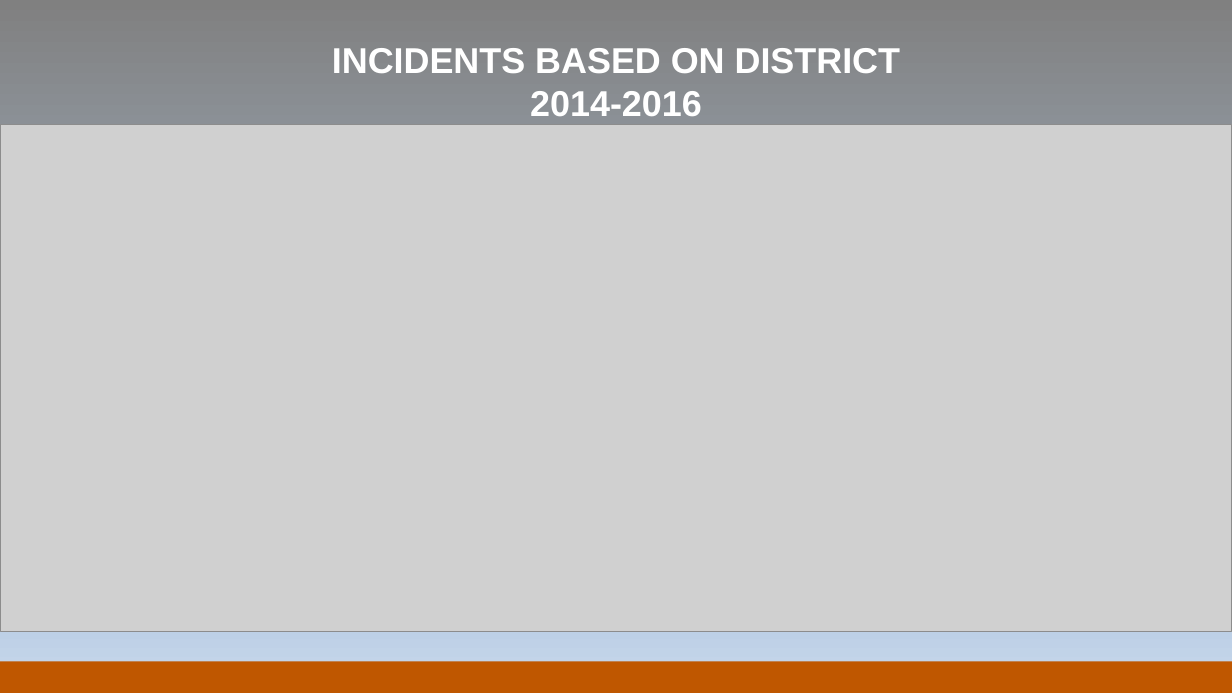
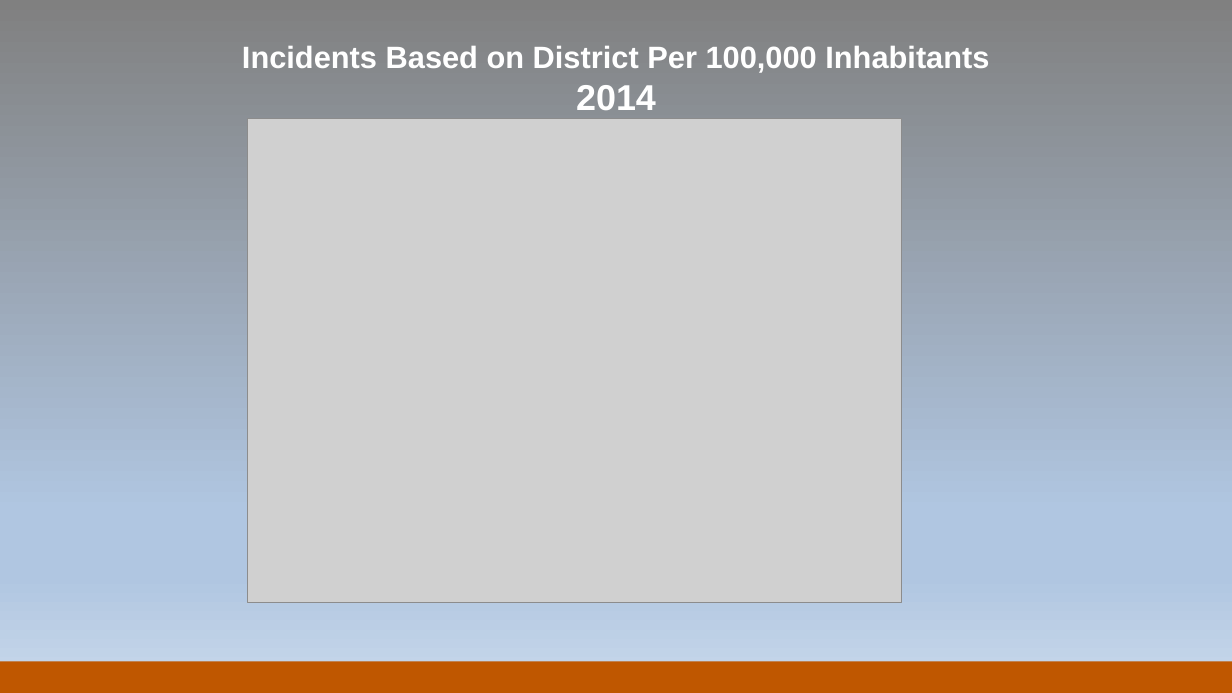
Before and after one commit to shruthieg/Austin-Crime-Data-Analytics, a slide deck: slide 15 of Criminal Incidents in Austin, TX.pptx (slide 12 before the commit). Drawn at 1232x693 pixels with LibreOffice and Linux fonts; fonts in the diff are those of the drawing; grey boxes stand for pictures; background and template pictures are left out. Boxes give left, top, right and bottom in pixels: in the first picture for what was removed or moved away, otherwise in the second. Text is boxed around its words. In the diff, an @@ line names an element or a change of style, - is before the commit and + after.

Commit message:
new charts with per inhabitant info

```diff
--- a/Criminal Incidents in Austin, TX.pptx
+++ b/Criminal Incidents in Austin, TX.pptx
@@ title at [242,46,989,110]: text changed; size 28 to 24 pt @@
-INCIDENTS BASED ON DISTRICT
-2014-2016
+Incidents Based on District Per 100,000 Inhabitants
+2014
@@ picture added at [247,118,902,603] @@
@@ picture removed at [0,125,1232,631] @@
```
Also in this commit, not shown: 1 other slide changed, 5 slides added.
